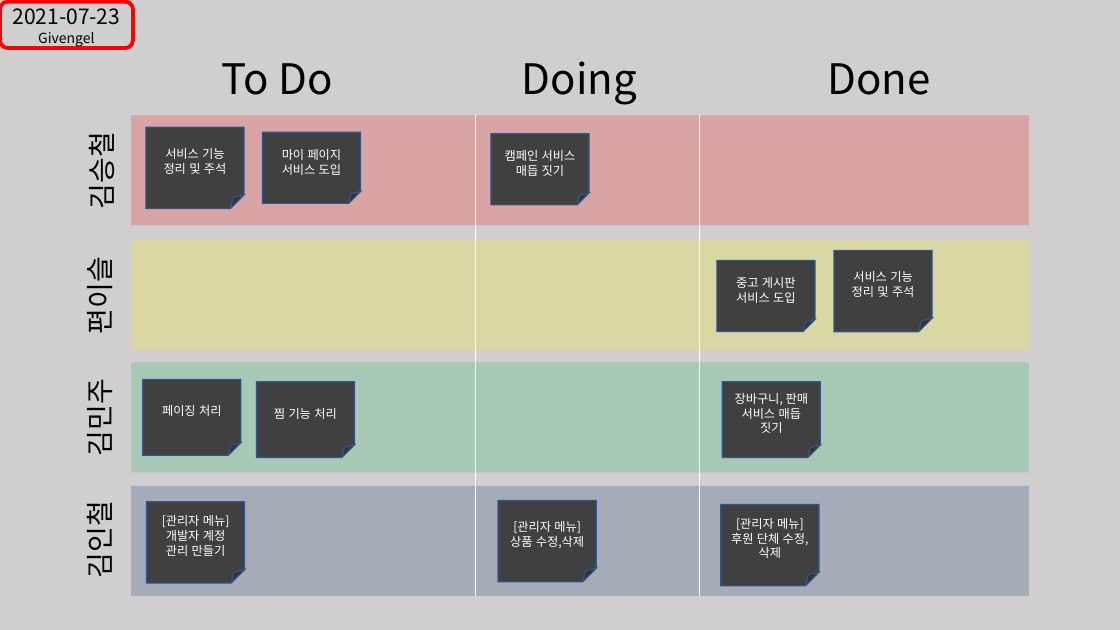
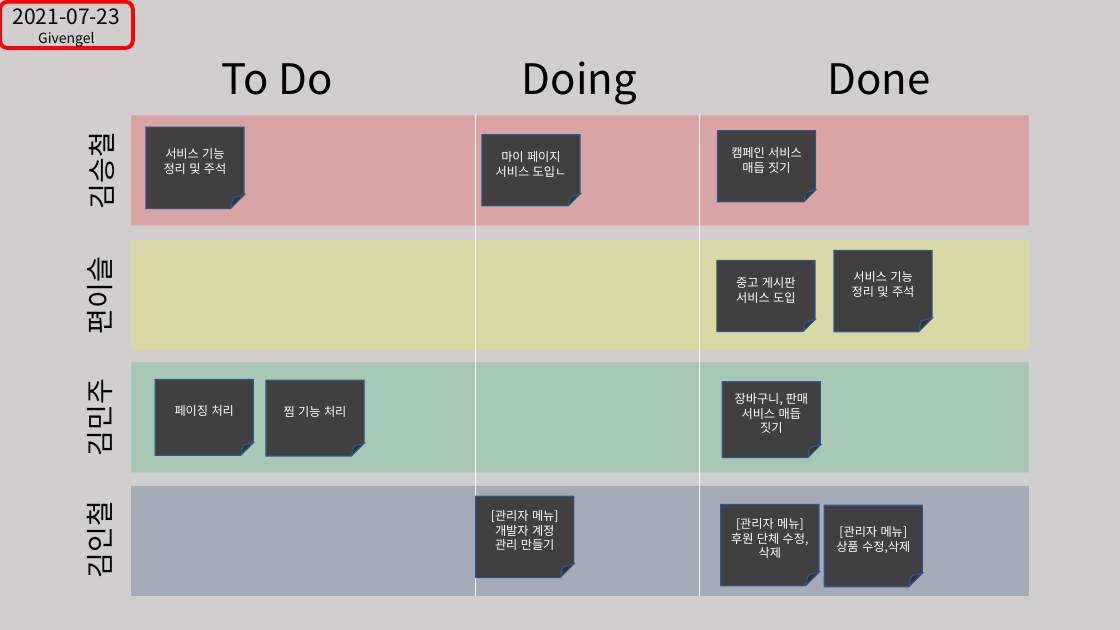
Before and after one commit to GIVENGEL/GivEngel-Project, a slide deck: slide 5 of 칸반보드.pptx. Drawn at 1120x630 pixels with LibreOffice and Linux fonts; fonts in the diff are those of the drawing. Boxes give left, top, right and bottom in pixels: in the first picture for what was removed or moved away, otherwise in the second. Text is boxed around its words. In the diff, an @@ line names an element or a change of style, - is before the commit and + after.

```diff
--- a/칸반보드.pptx
+++ b/칸반보드.pptx
@@ folded corner "마이 페이지 서비스 도입ㄴ": place and size @@
-folded corner "마이 페이지 서비스 도입ㄴ" at (262, 132, 360, 203)
+folded corner "마이 페이지 서비스 도입ㄴ" at (482, 134, 581, 206)
@@ folded corner "캠페인 서비스 매듭 짓기": place and size @@
-folded corner "캠페인 서비스 매듭 짓기" at (491, 134, 589, 205)
+folded corner "캠페인 서비스 매듭 짓기" at (718, 131, 816, 202)
@@ text in folded corner at (496, 151, 567, 177): text changed @@
-마이 페이지 서비스 도입
+마이 페이지 서비스 도입ㄴ
@@ folded corner "페이징 처리": place and size @@
-folded corner "페이징 처리" at (143, 380, 241, 455)
+folded corner "페이징 처리" at (155, 380, 254, 455)
@@ folded corner "찜 기능 처리": place and size @@
-folded corner "찜 기능 처리" at (256, 381, 355, 457)
+folded corner "찜 기능 처리" at (266, 381, 365, 456)
@@ folded corner "[관리자 메뉴]": place and size @@
-folded corner "[관리자 메뉴]" at (146, 502, 245, 583)
+folded corner "[관리자 메뉴]" at (476, 497, 574, 578)
@@ folded corner "[관리자 메뉴]": place and size @@
-folded corner "[관리자 메뉴]" at (498, 501, 597, 582)
+folded corner "[관리자 메뉴]" at (824, 506, 923, 587)
```
Also in this commit, not shown: 31 other files.
